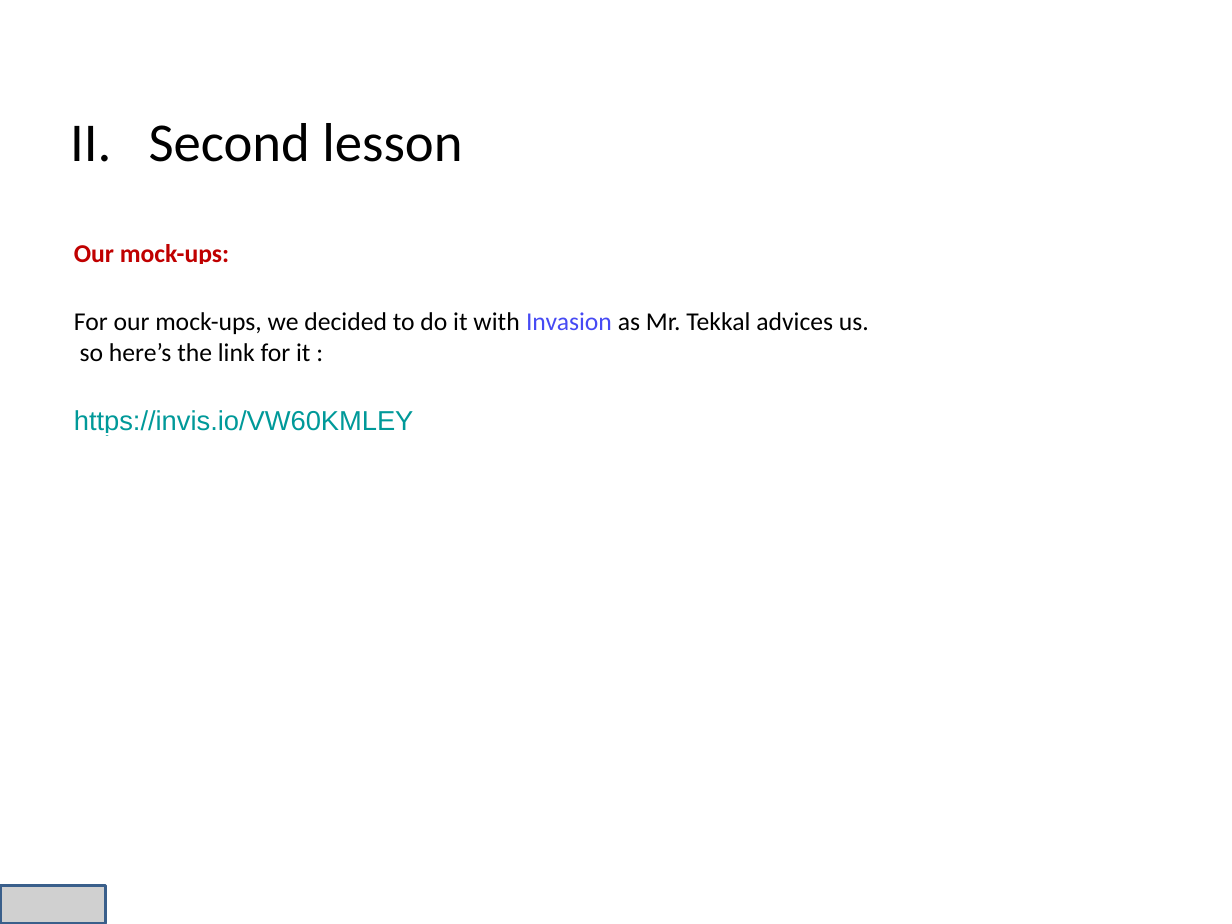
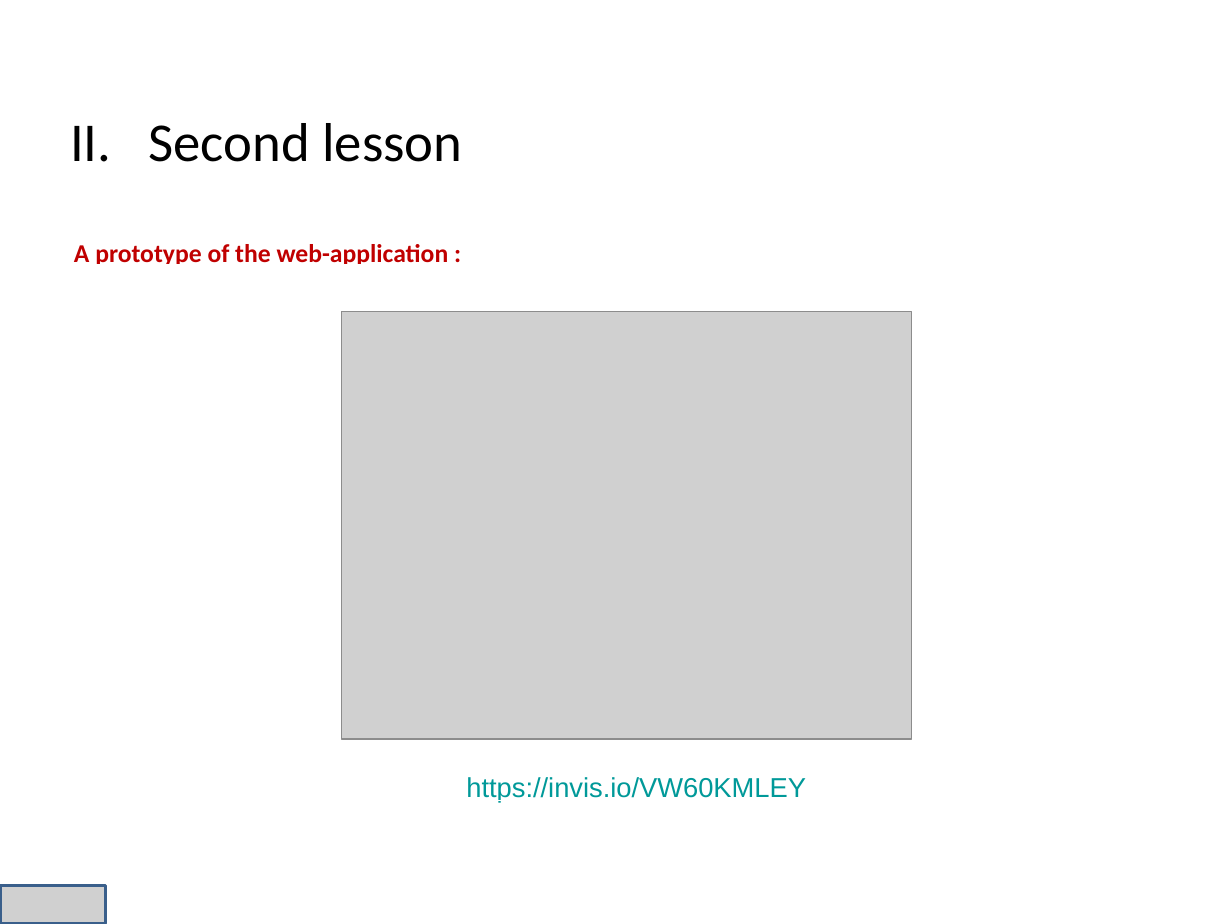
Before and after one commit to niss93/Preplane, a slide deck: slide 12 of Presentation.pptx. Drawn at 1232x924 pixels with LibreOffice and Linux fonts; fonts in the diff are those of the drawing; grey boxes stand for pictures; background and template pictures are left out. Boxes give left, top, right and bottom in pixels: in the first picture for what was removed or moved away, otherwise in the second. Text is boxed around its words. In the diff, an @@ line names an element or a change of style, - is before the commit and + after.

Commit message:
Update presentation

```diff
--- a/Presentation.pptx
+++ b/Presentation.pptx
@@ text at (74,244,449,264): text changed; text colour #000000 to #C00000; bold on @@
-Our mock-ups:
-For our mock-ups, we decided to do it with Invasion as Mr. Tekkal advices us.
-so here’s the link for it :
-https://invis.io/VW60KMLEY
+A prototype of the web-application :
@@ picture added at (341,312,912,739) @@
@@ text added at (466,777,806,803), 16 pt, text #009999, underline @@
+https://invis.io/VW60KMLEY
```
